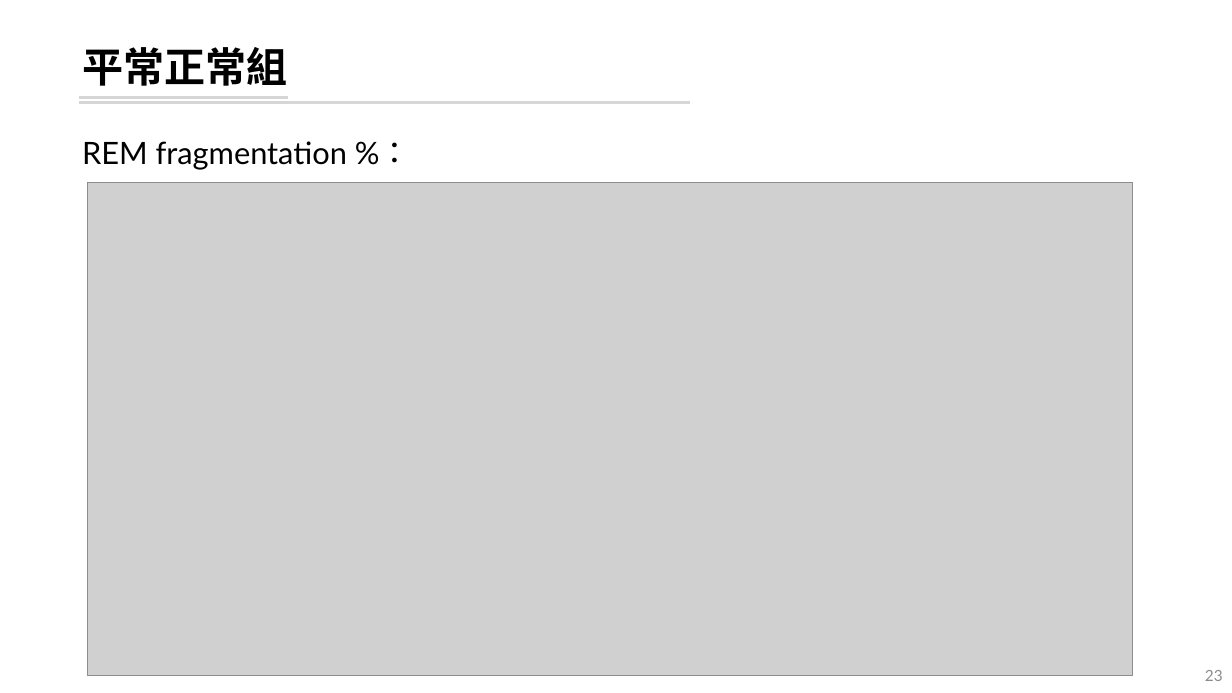
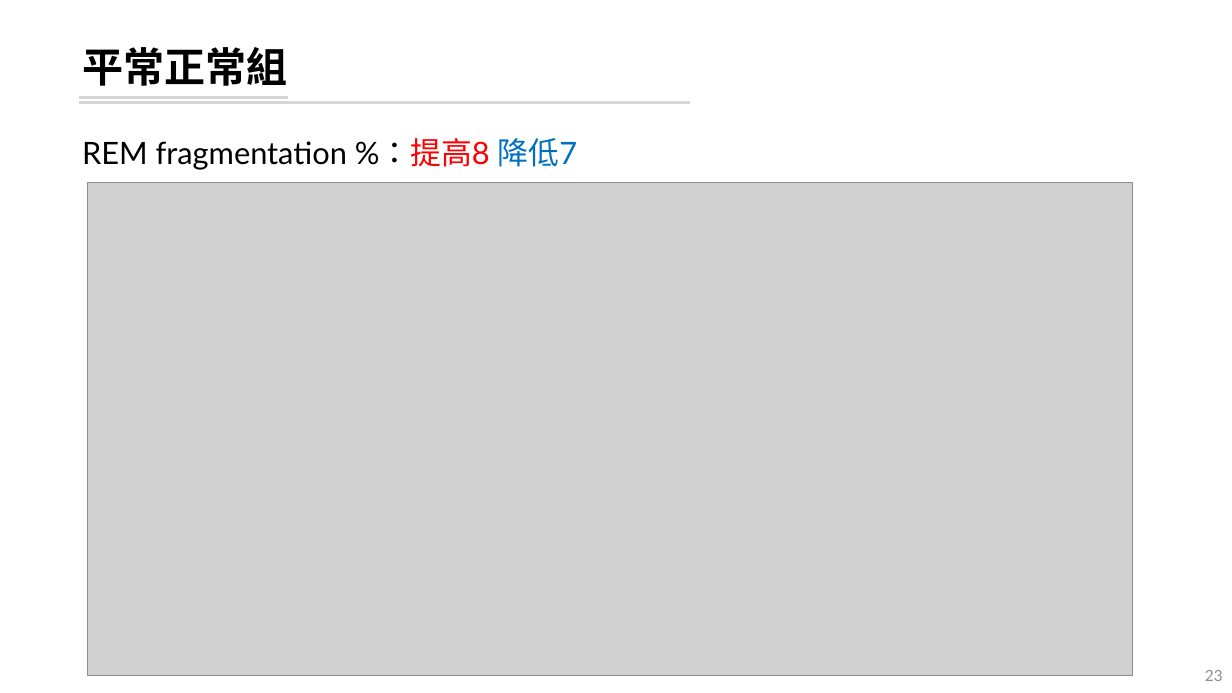
Before and after one commit to leooel97895750/REM_DataMining, a slide deck: slide 23 of 輪班工人暴露噪音下REM片斷化分析.pptx. Drawn at 1232x693 pixels with LibreOffice and Linux fonts; fonts in the diff are those of the drawing; grey boxes stand for pictures. Boxes give left, top, right and bottom in pixels: in the first picture for what was removed or moved away, otherwise in the second. Text is boxed around its words. In the diff, an @@ line names an element or a change of style, - is before the commit and + after.

```diff
--- a/輪班工人暴露噪音下REM片斷化分析.pptx
+++ b/輪班工人暴露噪音下REM片斷化分析.pptx
@@ text at [82, 138, 577, 170]: text changed @@
-REM fragmentation %：
+REM fragmentation %：提高8 降低7
```
Also in this commit, not shown: 19 other slides changed, 12 slides added, 8 other files.
